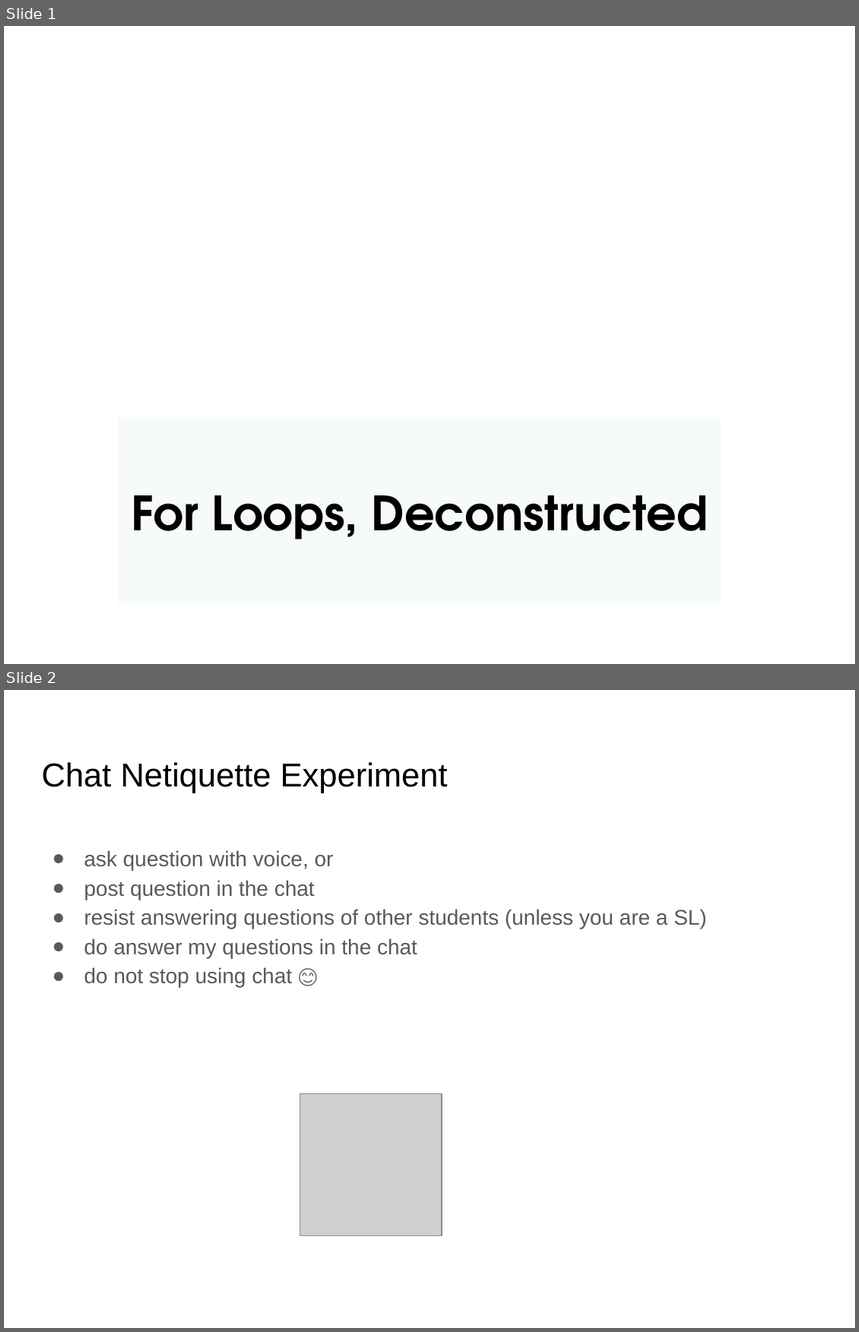
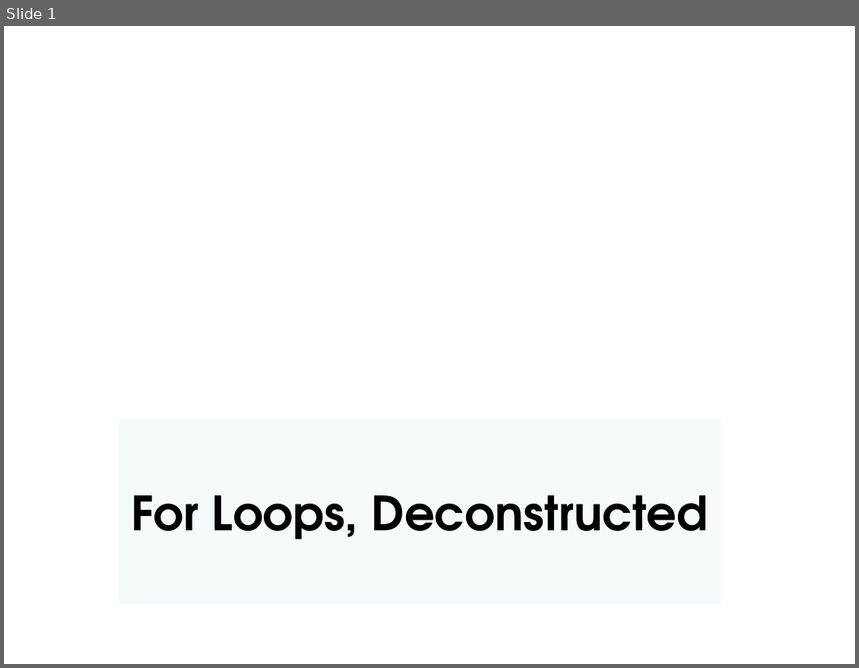
Before and after one commit to csbridge/csbridge2020, a slide deck: docs/slides/Lecture6.pptx. Shown one above the other, each under a label of ours: slides 1 and 2 before the commit, slide 1 after it. The pictures are 859x1332 and 859x668 pixels, drawn with LibreOffice and Linux fonts; fonts in the diff are those of the drawing; grey boxes stand for pictures. Boxes give left, top, right and bottom in pixels: in the first picture for what was removed or moved away, otherwise in the second. Text is boxed around its words. In the diff, an @@ line names an element or a change of style, - is before the commit and + after.

```diff
--- a/docs/slides/Lecture6.pptx
+++ b/docs/slides/Lecture6.pptx
@@ slide 2 removed at (4, 690, 855, 1328), background #FFFFFF @@
@@ title removed at (41, 762, 448, 793) @@
-Chat Netiquette Experiment
@@ text removed at (84, 850, 708, 988) @@
-● ask question with voice, or
-● post question in the chat
-● resist answering questions of other students (unless you are a SL)
-● do answer my questions in the chat
-● do not stop using chat 😊
@@ picture removed at (300, 1094, 443, 1236) @@
```
Also in this commit, not shown: 1 slide changed, 1 slide added, 1 other slide removed, 1 other file.
